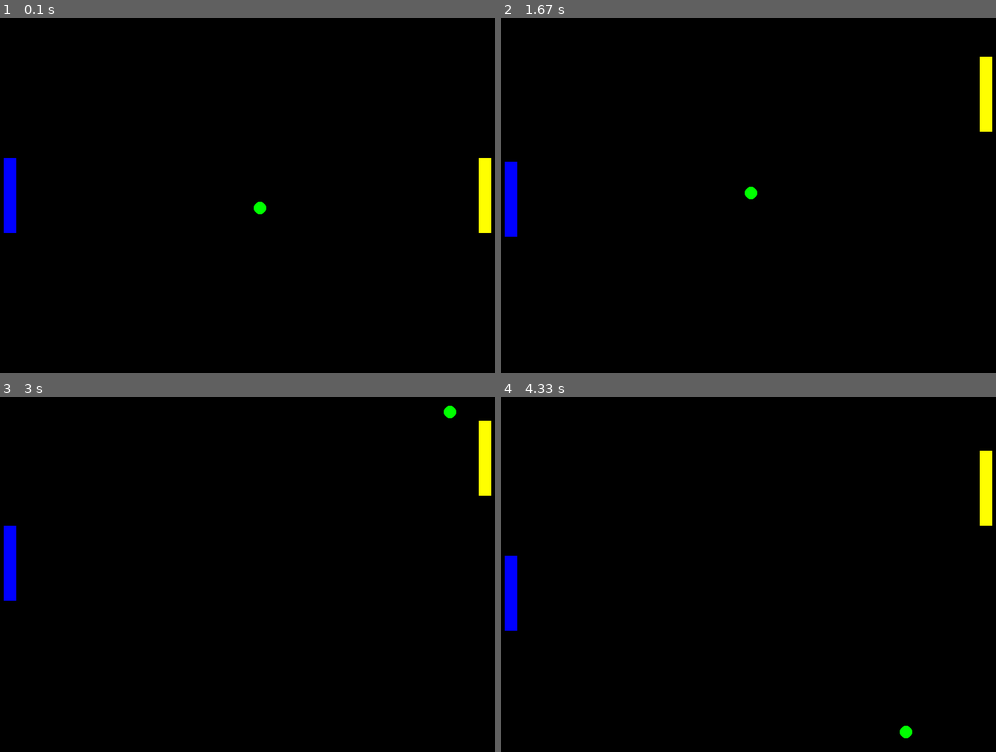
Above: before the commit, frames 1-4 (two rows, left to right).
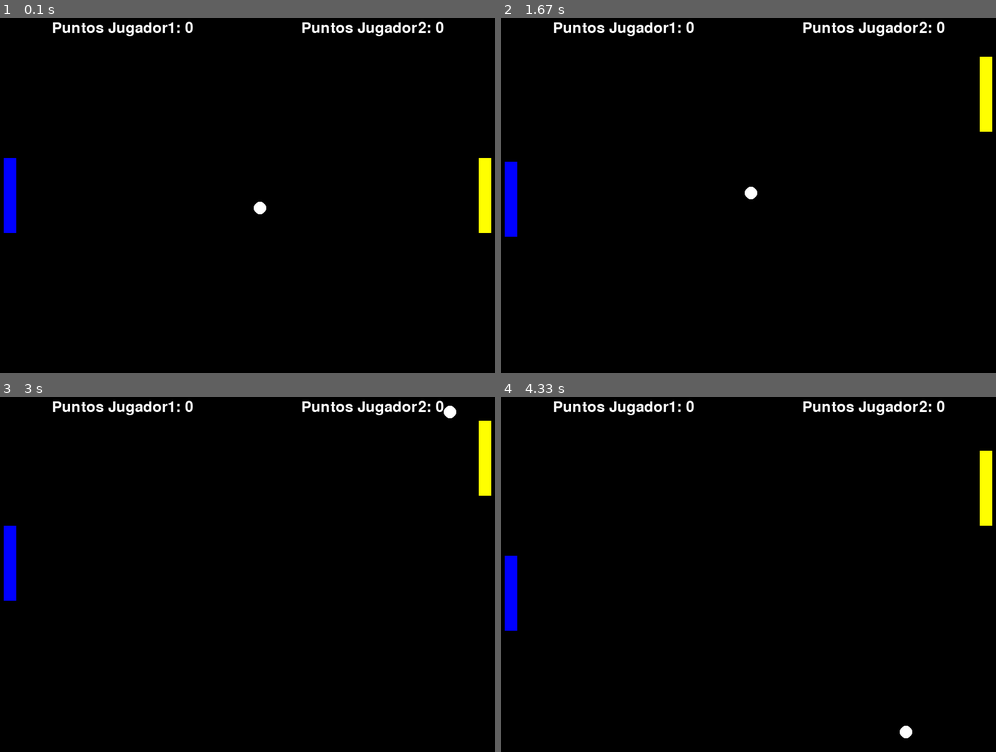
Above: after the commit, the same moments.

Repository: Mikel331/Pygame
Game: pygame game, started from Pong.py
Same seed, same stepped clock (60 frames per second), same inputs: the game is played once before the commit and once after it.
Inputs:
- Up to frame 1 (0.1 s): no input
- Up to frame 2 (1.67 s): hold Up 0.33-0.8 s; hold Down 0.83-1.13 s; hold S 0.83-1.13 s; hold Up 1.17-1.53 s; hold W 1.17-1.53 s; hold Down from 1.57 s (still down); hold S from 1.57 s (still down)
- Up to frame 3 (3 s): release Down at 1.93 s; release S at 1.93 s; hold Up 1.97-2.27 s; hold W 1.97-2.27 s; hold Down 2.3-2.6 s; hold S 2.3-2.6 s; hold Up from 2.63 s (still down); hold W from 2.63 s (still down)
- Up to frame 4 (4.33 s): release Up at 3 s; release W at 3 s; hold Down 3.03-3.4 s; hold S 3.03-3.4 s; hold Up 3.43-3.73 s; hold W 3.43-3.73 s; hold Down 3.77-4.07 s; hold S 3.77-4.07 s; hold Up from 4.1 s (still down); hold W from 4.1 s (still down)

The runs differ from the first frame. In frame 1, 0.9% of the frame differs, in the area x 10-90%, y 1-56%; in frame 2, 0.9%; in frame 3, 0.9%; in frame 4, 0.9%.

Commit message:
Marcador No Funcional

Diff:
--- a/Pong.py
+++ b/Pong.py
@@ -5,7 +5,7 @@
 pygame.init()
 screen = pygame.display.set_mode((800,600))
 running = True
-
+font = pygame.font.Font(None, 36)
 
 #CREACION DE LOS OBJETOS
 jugador1 = pygame.Vector2(20,screen.get_height()/2)
@@ -23,7 +23,27 @@
 
 pala1 = pygame.Rect(jugador1.x,jugador1.y, ANCHO_PALA,ALTO_PALA)
 pala2 = pygame.Rect(jugador2.x,jugador2.y, ANCHO_PALA, ALTO_PALA)
-rect_pelota = pygame.Rect(int(pelota.x - radio_pelota),int(pelota.y - radio_pelota),radio_pelota * 2,radio_pelota * 2)
+rect_pelota = pygame.Rect((pelota.x - radio_pelota),(pelota.y - radio_pelota),radio_pelota * 2,radio_pelota * 2)
+
+
+#CREACION DEL FONDO
+
+suavizado = True
+color =(255,255,255)
+superficie_texto1 = font.render("Puntos Jugador1: 0", suavizado , color)
+superficie_texto2 = font.render("Puntos Jugador2: 0",suavizado, color)
+
+# Obtener el rectángulo del texto
+texto_rect1 = superficie_texto1.get_rect()
+texto_rect2 = superficie_texto2.get_rect()
+
+texto_rect1.centerx = 800 // 4
+texto_rect2.centerx = 800 * 3 // 4
+
+# Posición vertical
+texto_rect1.y = 20
+texto_rect2.y = 20
+
 
 #REINICIO
 def Reinicio():
@@ -42,11 +62,13 @@
 
 
     screen.fill("black")
+    screen.blit(superficie_texto1,texto_rect1)
+    screen.blit(superficie_texto2,texto_rect2)
 
     #DIBUJO DE LOS OBJETOS
     j1 =  pygame.draw.rect(screen,"blue",pala1)
     j2 = pygame.draw.rect(screen,"yellow", pala2)
-    p = pygame.draw.circle(screen,("green"),((pelota.x), (pelota.y)),10)
+    p = pygame.draw.circle(screen,("white"),((pelota.x), (pelota.y)),10)
 
    #MOVIMIMENTO DE LA PELOTA
         #REBOTE HORIZONTAL
@@ -89,9 +111,6 @@
     pala2.center = jugador2
 
 
-
-
-
     pygame.display.flip()
 
     time.sleep(1/60)
